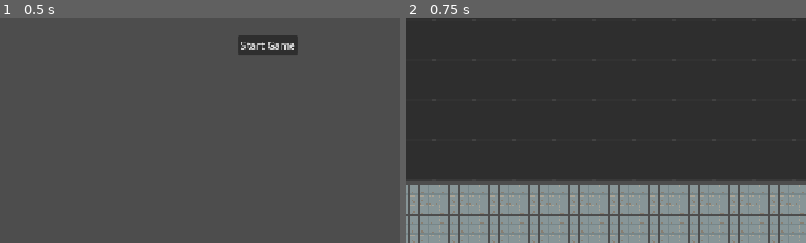
Above: before the commit, frames 1-2 (left to right).
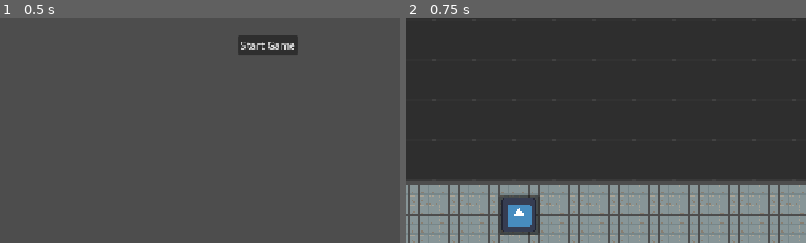
Above: after the commit, the same moments.

Repository: SemaLuna/everybodys-got-a-price
Game: Godot game, scene res://main.tscn
Same seed, same stepped clock (60 frames per second), same inputs: the game is played once before the commit and once after it. The engine's default icon, where the game draws it, is replaced by a stand-in: a white triangle on a blue panel in a dark square.
Inputs:
- Up to frame 1 (0.5 s): no input
- Up to frame 2 (0.75 s): click "Start Game" at 0.5 s
The pictures show only the part of the screen within x 16-66%, y 44-94%; the shares and areas given below are measured in that part.

Frame 1 is identical in both runs. In frame 2, 1.6% of the frame differs, in the area x 23-33%, y 78-97%.

Commit message:
first steps to creating a button

Diff:
--- a/ui/hud.tscn
+++ b/ui/hud.tscn
@@ -2,6 +2,7 @@
 
 [ext_resource type="Script" uid="uid://dkgbty0u6w72g" path="res://ui/hud.gd" id="1_rbyyf"]
 [ext_resource type="PackedScene" uid="uid://bhq5pm2dft4l3" path="res://ui/hud/score_banner.tscn" id="2_276te"]
+[ext_resource type="Texture2D" uid="uid://lwq6knl25g6u" path="res://icon.svg" id="3_546lt"]
 [ext_resource type="PackedScene" uid="uid://26y05ms0sofe" path="res://scene/conveyor.tscn" id="4_1v5rv"]
 [ext_resource type="Texture2D" uid="uid://b3yyq06rkhpjd" path="res://assets/test-sprites/tilesets/floor tiles 15x15.png" id="5_q43x7"]
 [ext_resource type="Texture2D" uid="uid://dchynb1ebha00" path="res://assets/test-sprites/tilesets/floor tiles 16x16.png" id="6_srpbi"]
@@ -100,4 +101,13 @@
 tile_map_data = PackedByteArray("AAAAAA8AAQAAAAAAAAABAA8AAQAAAAAAAAABABAAAQAAAAAAAAACABAAAQAAAAAAAAADABAAAQAAAAAAAAADAB …(12784 unchanged characters)…
 tile_set = SubResource("TileSet_b00kl")
 
+[node name="Button" type="Button" parent="." unique_id=1332679243]
+offset_left = 360.0
+offset_top = 600.0
+offset_right = 424.0
+offset_bottom = 664.0
+toggle_mode = true
+icon = ExtResource("3_546lt")
+expand_icon = true
+
 [connection signal="pressed" from="PauseButton" to="." method="_on_pause_button_pressed"]
Binary file added: assets/abdel-made-sprites/machines/machine_base0000-idle.png
Not shown, added: assets/abdel-made-sprites/machines/machine_base0000-idle.png.import
Not shown: 1 places in scene/planning_phase.tscn that only renumber resources
